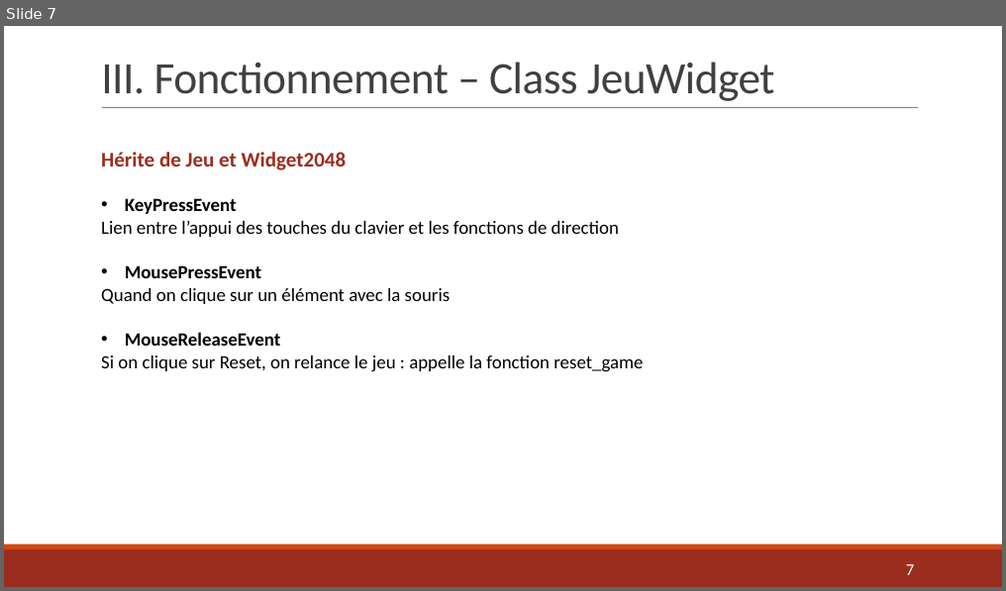
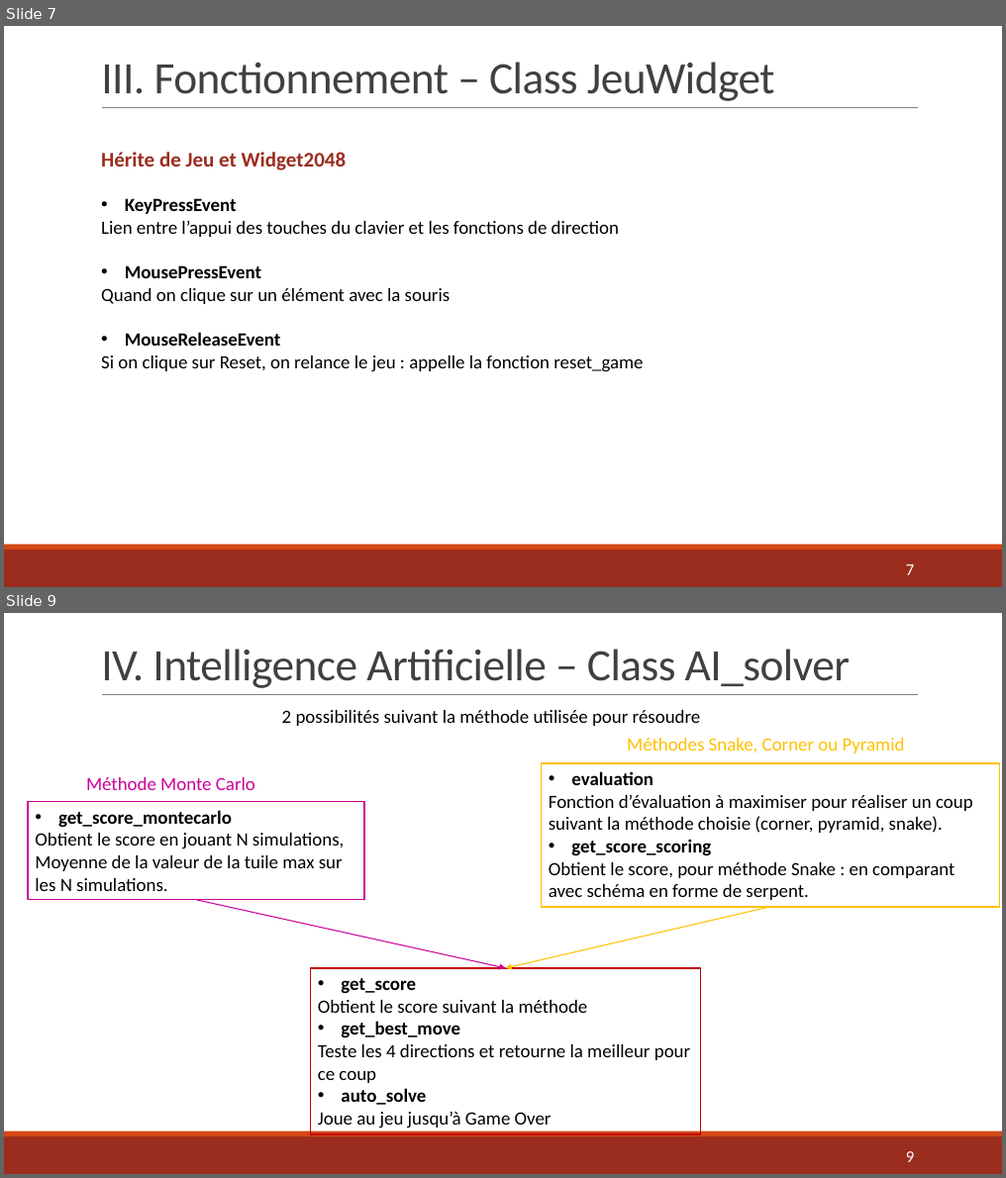
Before and after one commit to AlexandraDarco/prog_2048, a slide deck: Projet Info – Jeu 2048.pptx. Shown one above the other, each under a label of ours: slide 7 before the commit, slides 7 and 9 after it; the slides between them are not shown. The pictures are 1006x591 and 1006x1178 pixels, drawn with LibreOffice and Linux fonts; fonts in the diff are those of the drawing. Boxes give left, top, right and bottom in pixels: in the first picture for what was removed or moved away, otherwise in the second. Text is boxed around its words. In the diff, an @@ line names an element or a change of style, - is before the commit and + after.

```diff
--- a/Projet Info – Jeu 2048.pptx
+++ b/Projet Info – Jeu 2048.pptx
@@ slide 9 added at [4, 613, 1002, 1174], background #FFFFFF; not listed: 3 template elements that a slide beside it also shows @@
@@ title added at [101, 649, 849, 688], 43.2 pt, text #404040 @@
+IV. Intelligence Artificielle – Class AI_solver
@@ text added at [282, 710, 701, 726], 18 pt, text #000000 @@
+2 possibilités suivant la méthode utilisée pour résoudre
@@ text added at [627, 738, 905, 754], 18 pt, text #FFC000 @@
+Méthodes Snake, Corner ou Pyramid
@@ text added at [86, 777, 255, 790], 18 pt, text #CC0099 @@
+Méthode Monte Carlo
@@ rectangle added at [542, 763, 1000, 907], outline #FFC000 1.5 pt, 18 pt, text #000000 @@
+• evaluation
+Fonction d’évaluation à maximiser pour réaliser un coup suivant la méthode choisie (corner, pyramid, snake).
+• get_score_scoring
+Obtient le score, pour méthode Snake : en comparant avec schéma en forme de serpent.
@@ rectangle added at [28, 802, 364, 900], outline #CC0099 1.5 pt, 18 pt, text #000000 @@
+• get_score_montecarlo
+Obtient le score en jouant N simulations,
+Moyenne de la valeur de la tuile max sur les N simulations.
@@ arrow added from (196, 900) to (506, 968), #CC0099 1 pt @@
@@ arrow added from (770, 907) to (506, 968), #FFC000 1 pt @@
@@ rectangle added at [310, 968, 700, 1135], outline #C00000 1.5 pt, 18 pt, text #000000 @@
+• get_score
+Obtient le score suivant la méthode
+• get_best_move
+Teste les 4 directions et retourne la meilleur pour ce coup
+• auto_solve
+Joue au jeu jusqu’à Game Over
@@ page number added at [906, 1152, 914, 1162], 16 pt, text #FFFFFF @@
+9
```
Also in this commit, not shown: 1 slide changed, 1 other slide added, 1 slide removed, 1 other file.
